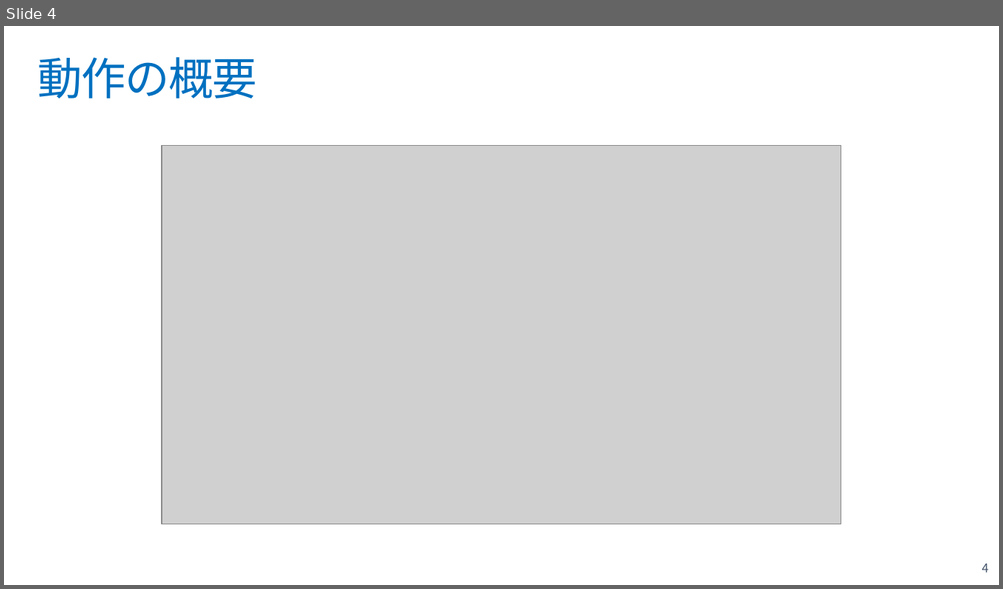
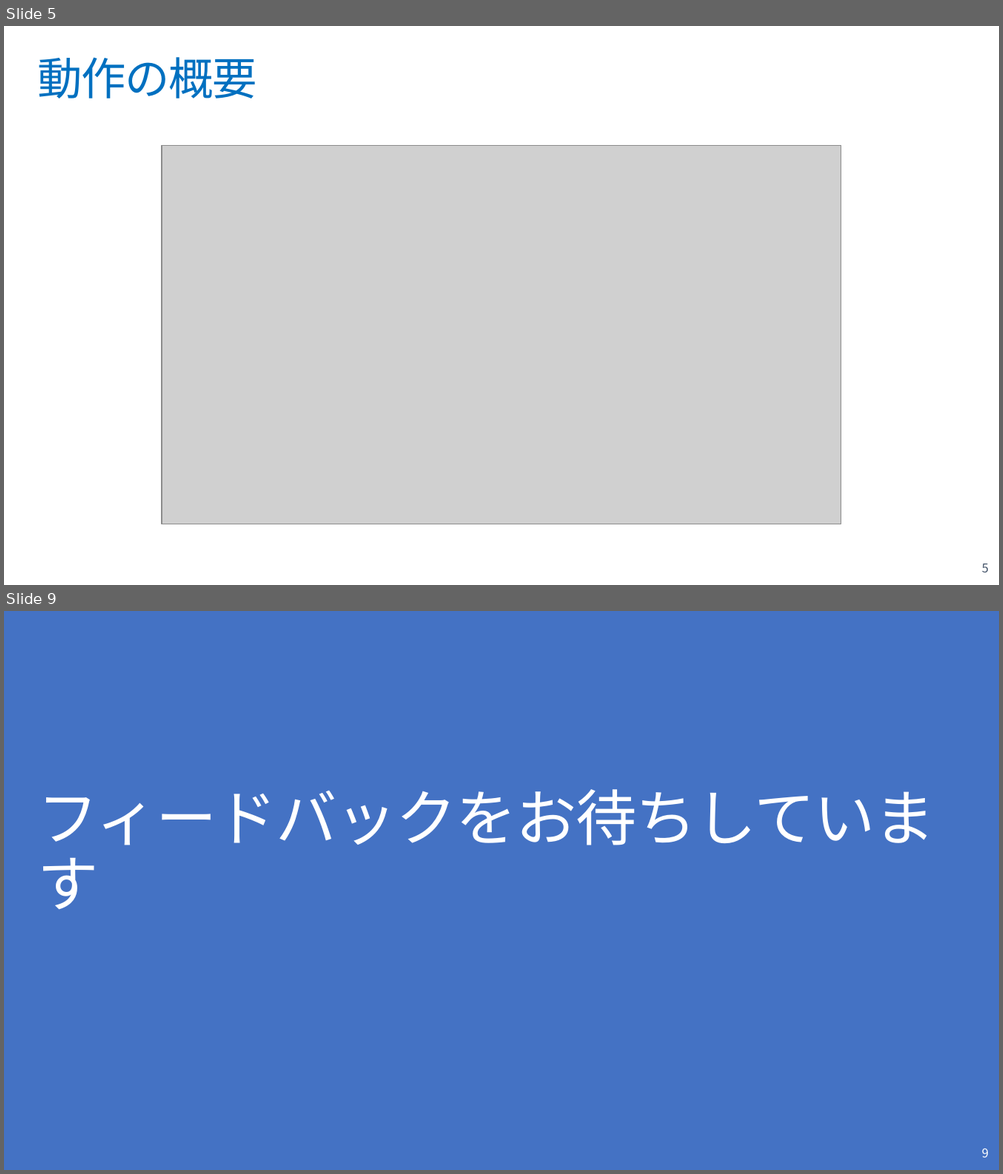
Before and after one commit to ayuina/ppt-auto-presentation, a slide deck: how-to-use.pptx. Shown one above the other, each under a label of ours: slide 4 before the commit, slides 5 and 9 after it; the slides between them are not shown. The pictures are 1003x589 and 1003x1174 pixels, drawn with LibreOffice and Linux fonts; fonts in the diff are those of the drawing; grey boxes stand for pictures; background and template pictures are left out. Boxes give left, top, right and bottom in pixels: in the first picture for what was removed or moved away, otherwise in the second. Text is boxed around its words. In the diff, an @@ line names an element or a change of style, - is before the commit and + after.

```diff
--- a/how-to-use.pptx
+++ b/how-to-use.pptx
@@ slide 9 added at [4,611,999,1170], background #4472C4 @@
@@ title added at [37,789,934,910], 60 pt, text #FFFFFF @@
+フィードバックをお待ちしています
@@ page number added at [982,1149,988,1158], 12 pt, text #FFFFFF @@
+9
@@ what was slide 4 is now slide 5 @@
@@ page number at [982,564,988,573]: text changed @@
-4
+5
```
Also in this commit, not shown: 2 slides changed, 4 other slides added.
